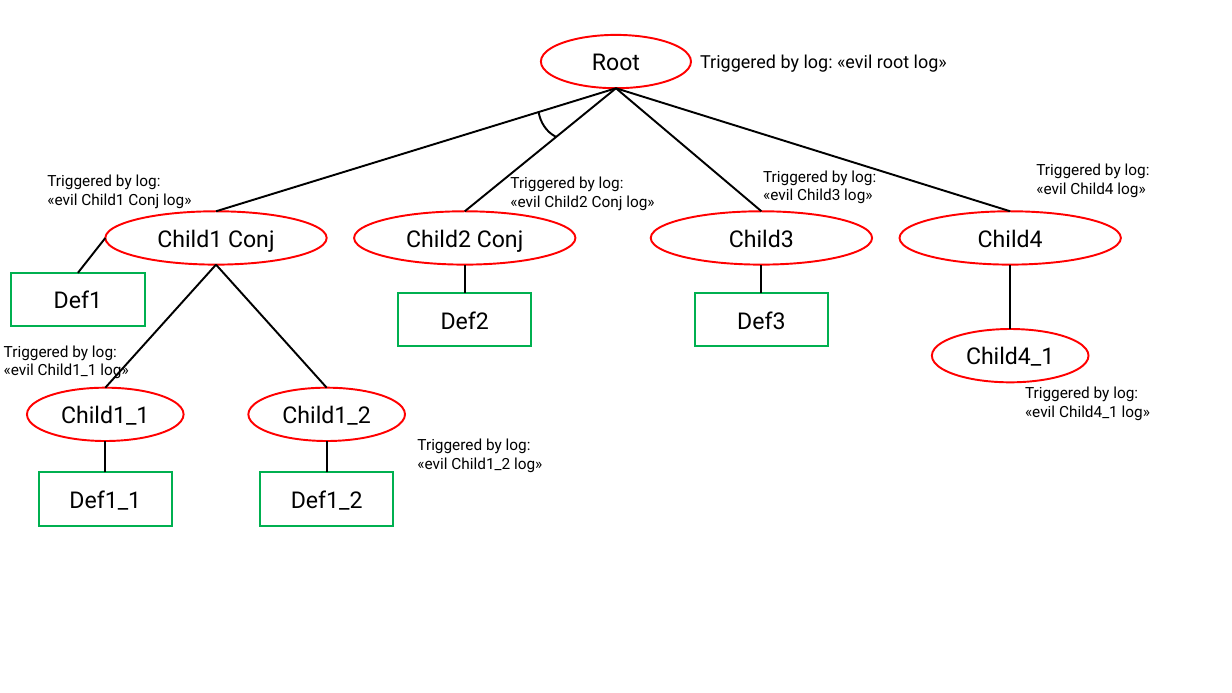
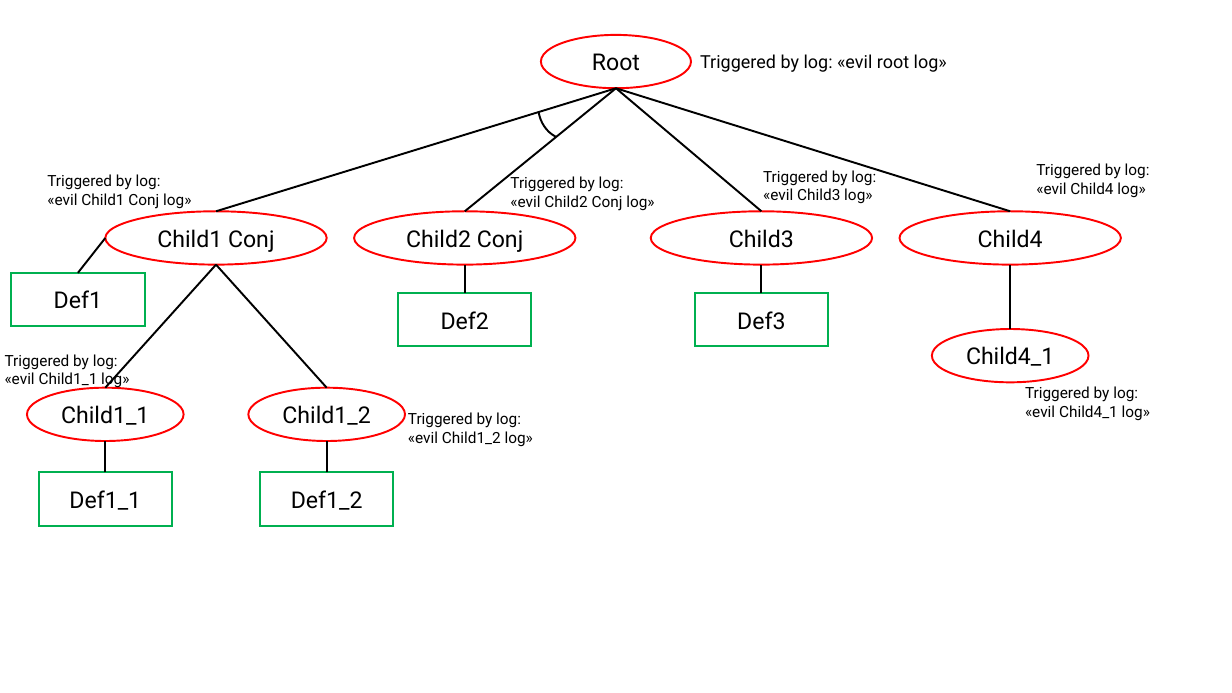
Before and after one commit to ZeroRickMore/TreeAlchemist, a slide deck: slide 1 of Wazuh-Attack-Defense-Tree-Converter/Code/Wazuh-ADT-Converter/Input-Files/test-tree/tree.pptx. Drawn at 1232x693 pixels with LibreOffice and Linux fonts; fonts in the diff are those of the drawing. Boxes give left, top, right and bottom in pixels: in the first picture for what was removed or moved away, otherwise in the second. Text is boxed around its words. In the diff, an @@ line names an element or a change of style, - is before the commit and + after.

```diff
--- a/Wazuh-Attack-Defense-Tree-Converter/Code/Wazuh-ADT-Converter/Input-Files/test-tree/tree.pptx
+++ b/Wazuh-Attack-Defense-Tree-Converter/Code/Wazuh-ADT-Converter/Input-Files/test-tree/tree.pptx
@@ text "Triggered by log:": place and size @@
-text "Triggered by log:" at bbox=[4, 345, 128, 380]
+text "Triggered by log:" at bbox=[5, 354, 129, 389]
@@ text "Triggered by log:": place and size @@
-text "Triggered by log:" at bbox=[417, 438, 542, 473]
+text "Triggered by log:" at bbox=[408, 412, 533, 446]
```
